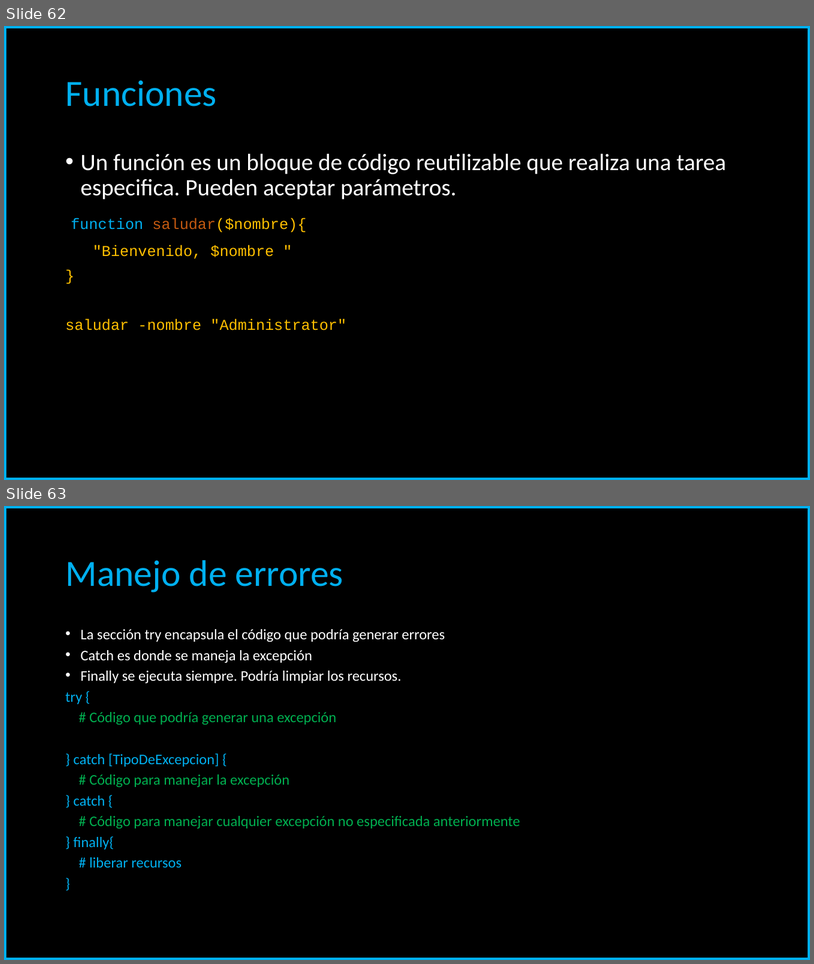
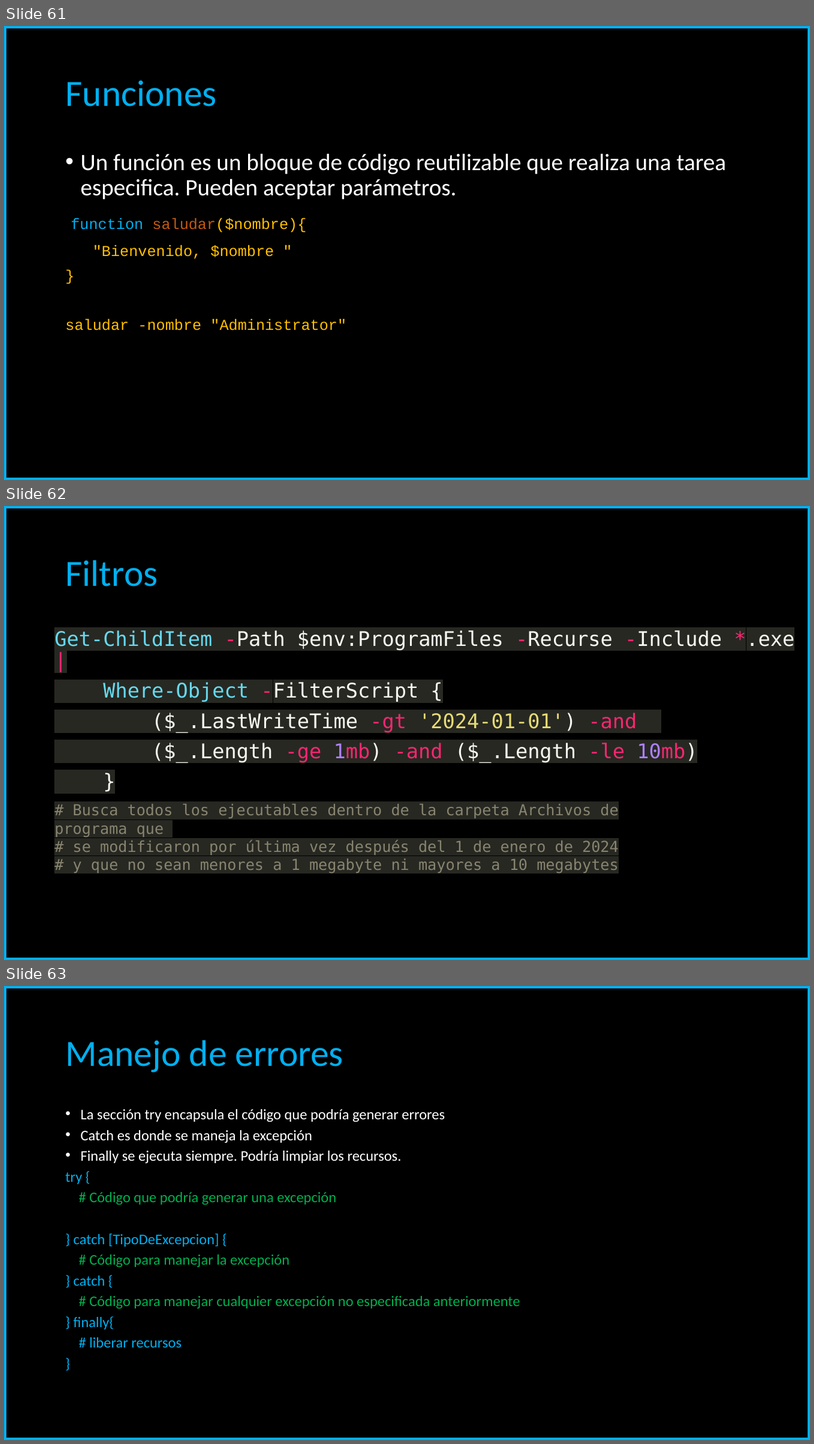
Before and after one commit to carloscarreno/linuxscripting, a slide deck: PowerShell Scripting.pptx. Shown one above the other, each under a label of ours: slides 62 and 63 before the commit, slides 61, 62 and 63 after it. The pictures are 814x964 and 814x1444 pixels, drawn with LibreOffice and Linux fonts; fonts in the diff are those of the drawing. Boxes give left, top, right and bottom in pixels: in the first picture for what was removed or moved away, otherwise in the second. Text is boxed around its words. In the diff, an @@ line names an element or a change of style, - is before the commit and + after.

```diff
--- a/PowerShell Scripting.pptx
+++ b/PowerShell Scripting.pptx
@@ slide 62 added at [4, 506, 810, 960], background #000000; not listed: 1 template element that a slide beside it also shows @@
@@ title added at [65, 560, 158, 586], 44 pt, text #00B0F0 @@
+Filtros
@@ text added at [54, 630, 795, 762], 24 pt, text #F8F8F2 @@
+Get-ChildItem -Path $env:ProgramFiles -Recurse -Include *.exe |
+Where-Object -FilterScript {
+($_.LastWriteTime -gt '2024-01-01') -and
+($_.Length -ge 1mb) -and ($_.Length -le 10mb)
+}
@@ text added at [54, 804, 619, 873], 18 pt, text #88846F @@
+# Busca todos los ejecutables dentro de la carpeta Archivos de programa que
+# se modificaron por última vez después del 1 de enero de 2024
+# y que no sean menores a 1 megabyte ni mayores a 10 megabytes
@@ what was slide 62 is now slide 61 @@
```
Also in this commit, not shown: 4 slides changed, 7 other slides added, 1 slide removed.
